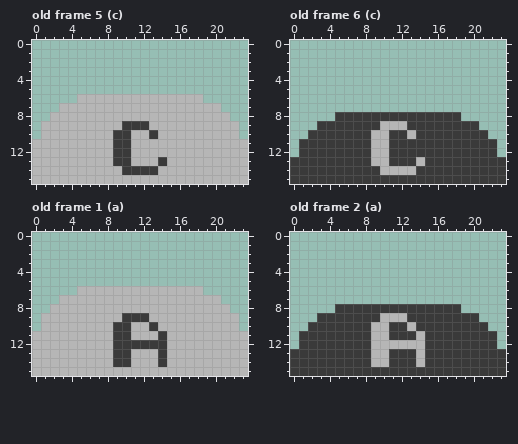
Two versions of one pixel-art file, assets/buttons.ase. Above is the file before it was changed.
24x16 pixels, 8 frames. Shown: old frame 5 (c), old frame 6 (c), old frame 1 (a), old frame 2 (a). The commit also changed other frames, which this record leaves out.
The result:
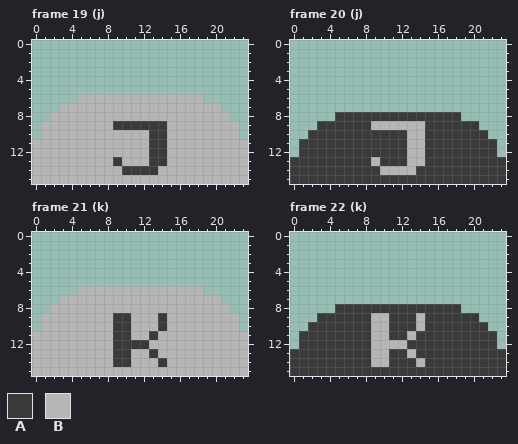
Palette (. is transparent): A #3a3a3a  B #b6b6b6
A new or re-ordered frame is compared with the old frame closest to it.
The author wrote: [button] Add remaining letter sprites
The edit:
frames 8 -> 52
Frame 19 (j) is new; against old frame 5 (c):
y 9: x 9 B -> A; x 13..14 BB -> AA
y 10: x 9..10 AA -> BB; x 14 B -> A
y 11..12: x 9..10 AA -> BB; x 13..14 BB -> AA
y 13: x 10 A -> B; x 13 B -> A
Frame 20 (j) is new; against old frame 6 (c):
y 9: x 9 A -> B; x 13..14 AA -> BB
y 10: x 9..10 BB -> AA; x 14 A -> B
y 11..12: x 9..10 BB -> AA; x 13..14 AA -> BB
y 13: x 10 B -> A; x 13 A -> B
Frame 21 (k) is new; against old frame 1 (a):
y 9: x 9 B -> A; x 11..12 AA -> BB; x 14 B -> A
y 10: x 13..14 AB -> BA
y 11: x 13..14 BA -> AB
y 12: x 13..14 AA -> BB
y 13: x 13..14 BA -> AB
Frame 22 (k) is new; against old frame 2 (a):
y 9: x 9 A -> B; x 11..12 BB -> AA; x 14 A -> B
y 10: x 13..14 BA -> AB
y 11: x 13..14 AB -> BA
y 12: x 13..14 BB -> AA
y 13: x 13..14 AB -> BA
Changed places in both pictures, as pixel boxes (x1, y1, x2, y2):
changed: (113, 121, 167, 166)
changed: (371, 121, 425, 166)
changed: (113, 313, 167, 358)
changed: (371, 313, 425, 358)
